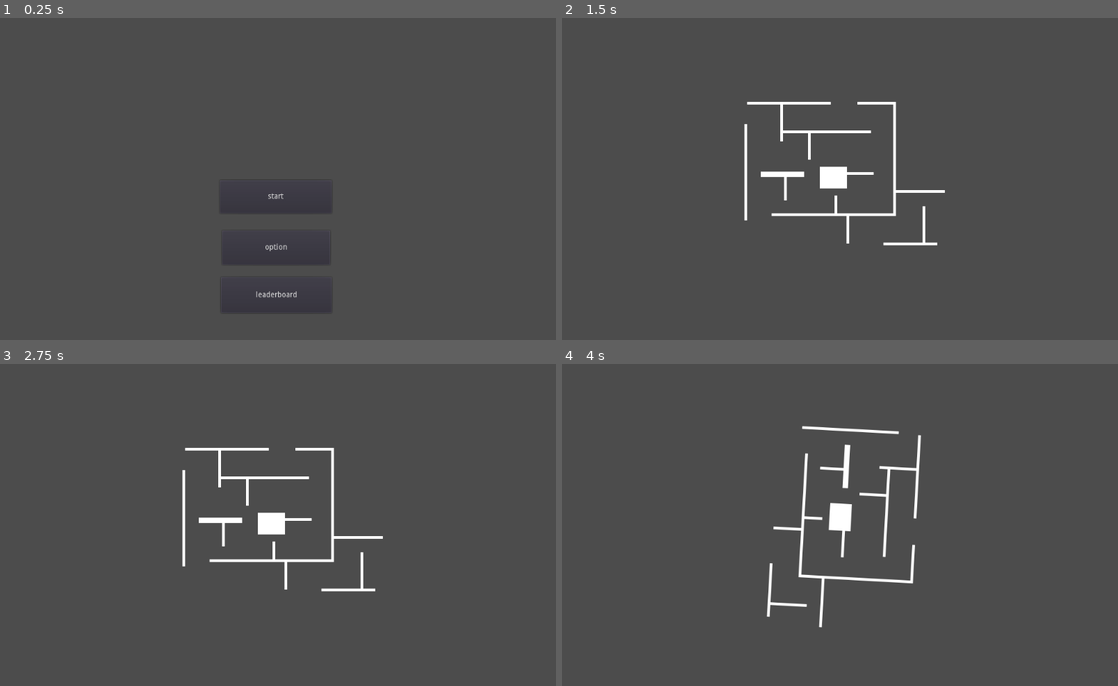
Above: before the commit, frames 1-4 (two rows, left to right).
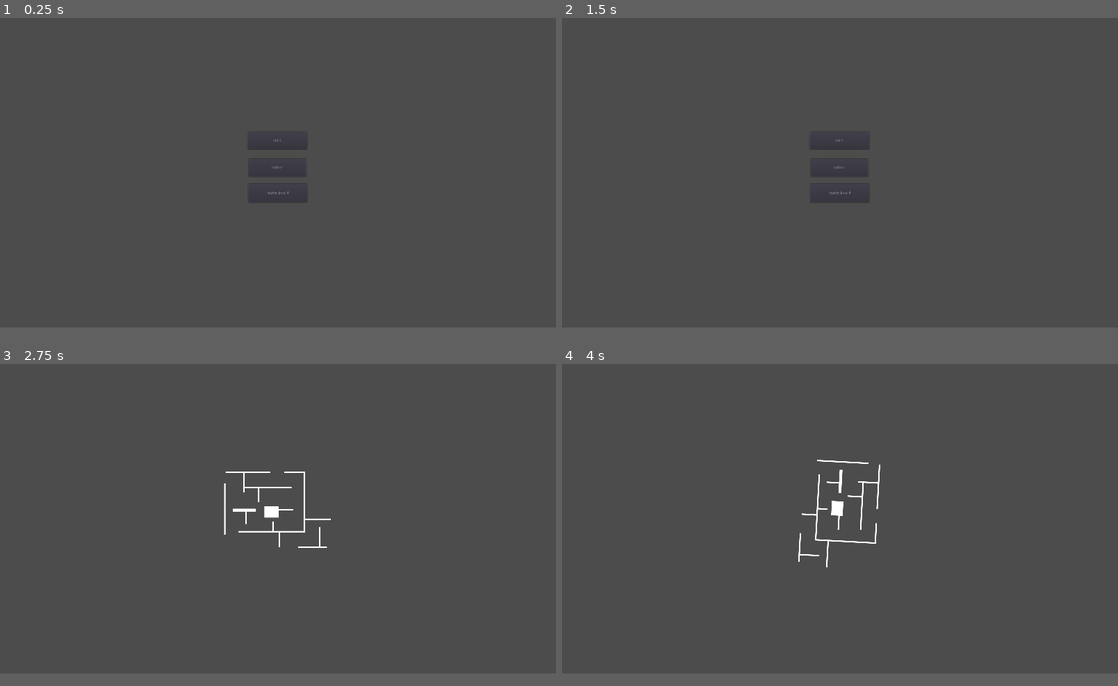
Above: after the commit, the same moments.

Repository: dante-ventura/scorespace-jam-game
Game: Godot game, scene res://HomeBase.tscn
Same seed, same stepped clock (60 frames per second), same inputs: the game is played once before the commit and once after it.
Inputs (mouse positions are in pixels of both pictures, inside the frame that each line leads up to):
- Up to frame 1 (0.25 s): no input
- Up to frame 2 (1.5 s): click "option" at 0.5 s; click (600, 34) at 1.25 s, where only the run after the commit has a clickable "go back"
- Up to frame 3 (2.75 s): click (278, 547) at 2 s, where only the run after the commit has a clickable "leaderboard"
- Up to frame 4 (4 s): tap Enter at 2.75 s; hold Right (gameplay_rotate_right) 2.78-3.53 s; hold Left (gameplay_rotate_left) from 3.53 s (still down)
In our replay, the window is 800x468 before the commit and 800x450 after it. These sizes can differ from the game's own. Grey fills any space a smaller window leaves; there, only what the larger window draws over its background counts as a difference.

The runs differ from the first frame. In frame 1, 0.2% of the frame differs, in the area x 46-54%, y 37-87%; in frame 2, 2.0%; in frame 3, 2.3%; in frame 4, 2.4%, in the area x 36-65%, y 19-82%.

Commit message:
fix bad kevin code, add amazing settings scene - by dante

Diff:
--- a/GameScene.tscn
+++ b/GameScene.tscn
@@ -5,3 +5,4 @@
 [node name="GameScene" type="Node2D"]
 
 [node name="MazePrototype" parent="." instance=ExtResource( 1 )]
+position = Vector2( 950, 521 )
--- a/HomeBase.gd
+++ b/HomeBase.gd
@@ -1,11 +1,12 @@
 extends Node2D
 
+func _on_ButtonStart_pressed():
+	get_tree().change_scene("res://GameScene.tscn")
 
-func _on_Button_pressed():
-	get_tree().change_scene("res://MazePrototype.tscn")
 
-func _on_Button2_pressed():
-	get_tree().change_scene("res://MazePrototype.tscn")
+func _on_ButtonOptions_pressed():
+	get_tree().change_scene("res://SettingsScene.tscn")
 
-func _on_Button3_pressed():
-	get_tree().change_scene("res://MazePrototype.tscn")
+
+func _on_ButtonLeaderboard_pressed():
+	get_tree().change_scene("res://GameScene.tscn")
--- a/HomeBase.tscn
+++ b/HomeBase.tscn
@@ -6,29 +6,28 @@
 position = Vector2( 0, 1 )
 script = ExtResource( 1 )
 
-[node name="Button" type="Button" parent="."]
-margin_left = 405.0
-margin_top = 304.0
-margin_right = 611.0
-margin_bottom = 365.0
+[node name="ButtonStart" type="Button" parent="."]
+margin_left = 855.0
+margin_top = 402.0
+margin_right = 1061.0
+margin_bottom = 463.0
 toggle_mode = true
 text = "start"
 
-[node name="Button2" type="Button" parent="."]
-margin_left = 409.0
-margin_top = 397.0
-margin_right = 608.0
-margin_bottom = 460.0
+[node name="ButtonOptions" type="Button" parent="."]
+margin_left = 859.0
+margin_top = 495.0
+margin_right = 1058.0
+margin_bottom = 558.0
 text = "option"
 
-[node name="Button3" type="Button" parent="."]
-margin_left = 407.0
-margin_top = 483.0
-margin_right = 611.0
-margin_bottom = 549.0
+[node name="ButtonLeaderboard" type="Button" parent="."]
+margin_left = 857.0
+margin_top = 581.0
+margin_right = 1061.0
+margin_bottom = 647.0
 text = "leaderboard"
 
-[connection signal="pressed" from="Button" to="." method="_on_Button_pressed"]
-[connection signal="toggled" from="Button" to="." method="_on_Button_toggled"]
-[connection signal="pressed" from="Button2" to="." method="_on_Button2_pressed"]
-[connection signal="pressed" from="Button3" to="." method="_on_Button3_pressed"]
+[connection signal="pressed" from="ButtonStart" to="." method="_on_ButtonStart_pressed"]
+[connection signal="pressed" from="ButtonOptions" to="." method="_on_ButtonOptions_pressed"]
+[connection signal="pressed" from="ButtonLeaderboard" to="." method="_on_ButtonLeaderboard_pressed"]
--- /dev/null
+++ b/SettingsScene.gd
@@ -0,0 +1,12 @@
+extends Node2D
+
+func _on_MusicSlider_value_changed(value):
+	pass # Replace with function body.
+
+
+func _on_SfxSlider_value_changed(value):
+	pass # Replace with function body.
+
+
+func _on_ButtonHome_pressed():
+	get_tree().change_scene("res://HomeBase.tscn")
--- /dev/null
+++ b/SettingsScene.tscn
@@ -0,0 +1,62 @@
+[gd_scene load_steps=2 format=2]
+
+[ext_resource path="res://SettingsScene.gd" type="Script" id=1]
+
+[node name="SettingsScene" type="Node2D"]
+script = ExtResource( 1 )
+
+[node name="ButtonHome" type="Button" parent="."]
+margin_left = 59.0
+margin_top = 35.0
+margin_right = 201.0
+margin_bottom = 86.0
+text = "go back"
+
+[node name="SettingsLabel" type="Label" parent="."]
+margin_left = 896.0
+margin_top = 25.0
+margin_right = 951.0
+margin_bottom = 40.0
+rect_scale = Vector2( 3.84854, 3.99702 )
+text = "settings"
+align = 1
+
+[node name="MusicSlider" type="HSlider" parent="."]
+margin_left = 840.0
+margin_top = 184.0
+margin_right = 1163.0
+margin_bottom = 228.0
+value = 100.0
+
+[node name="VolumeLabel" type="Label" parent="."]
+margin_left = 773.0
+margin_top = 133.0
+margin_right = 822.0
+margin_bottom = 147.0
+rect_scale = Vector2( 9.58816, 1.86528 )
+text = "volume"
+
+[node name="MusicLabel" type="Label" parent="."]
+margin_left = 841.0
+margin_top = 182.0
+margin_right = 881.0
+margin_bottom = 196.0
+text = "music"
+
+[node name="SfxSlider" type="HSlider" parent="."]
+margin_left = 841.0
+margin_top = 252.0
+margin_right = 1165.0
+margin_bottom = 268.0
+value = 100.0
+
+[node name="SfxLabel" type="Label" parent="."]
+margin_left = 842.0
+margin_top = 238.0
+margin_right = 882.0
+margin_bottom = 252.0
+text = "sfx"
+
+[connection signal="pressed" from="ButtonHome" to="." method="_on_ButtonHome_pressed"]
+[connection signal="value_changed" from="MusicSlider" to="." method="_on_MusicSlider_value_changed"]
+[connection signal="value_changed" from="SfxSlider" to="." method="_on_SfxSlider_value_changed"]
--- a/project.godot
+++ b/project.godot
@@ -13,6 +13,15 @@
 config/name="scorespace-jam-game"
 run/main_scene="res://HomeBase.tscn"
 config/icon="res://icon.png"
+
+[display]
+
+window/size/width=1920
+window/size/height=1080
+window/size/resizable=false
+window/size/fullscreen=true
+window/stretch/mode="2d"
+window/stretch/aspect="keep"
 
 [gui]
 
